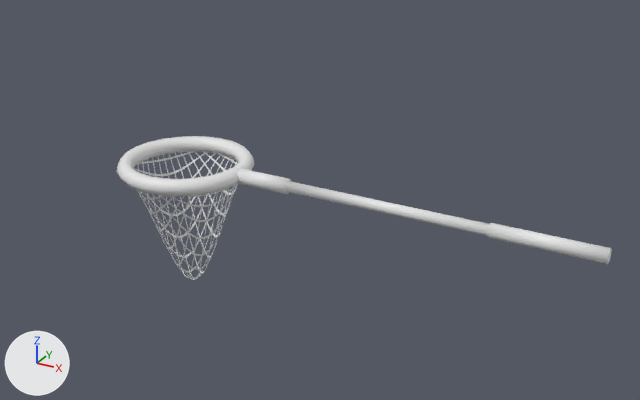
Renders of the FBX model Assets/Models/primitive_net.fbx from each side of a commit.
One viewpoint serves both versions: a 50 mm lens placed at (0.354, -0.683, 0.335), pointed at (-0.038, 0.03, -0.022). Lighting does not change. The marker at lower left points along +X, +Y and +Z. The first picture is the older version. Where no turn or scale is listed for an object, it has been applied to the vertices.
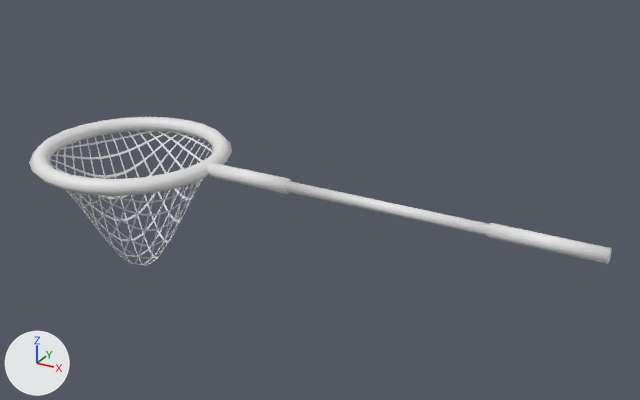
Commit message: updated the primitive net

Pixel boxes (x1, y1, x2, y2) of what changed, in the pictures (640 x 400 px; the box of a moved part takes in the faces that stretch with it):
'Torus', reshaped (18% wider): before (117, 136, 612, 280); after (29, 117, 612, 266)
part 1 of me_torus, moved or reshaped: before (134, 151, 238, 280); after (50, 130, 212, 266)
part 2 of me_torus, moved or reshaped: before (117, 136, 288, 196); after (29, 117, 288, 196)

What changed in the scene script:
```text
Change me_torus:
    used by ob_torus; location = (0.1986, 0.0, 0.0)
    remove me_torus.from_pydata(...)  # 1938 vertices, 2434 faces; spans x -0.448..0.051, y -0.071..0.071, z -0.136..0.008
    add me_torus.from_pydata(...)  # 1938 vertices, 2434 faces; spans x -0.554..0.051, y -0.106..0.106, z -0.136..0.008
    me_torus part 1: the loose piece of 1666 vertices spanning x -0.441..-0.314, y -0.064..0.064, z -0.136..-0.003 is scaled about its middle by (1.5, 1.5, 1), then moved by (-0.071, 0.0, 0.0)
    me_torus part 2: 176 of 1938 vertices moved; they spanned x -0.448..-0.307, y -0.071..0.071, z -0.008..0.008 and now span x -0.554..-0.343, y -0.106..0.106, z -0.007..0.007; mean shift (-0.064, 0.0, 0.0); largest move (-0.448, 0.0, 0.0) -> (-0.554, 0.0, 0.0)
```
